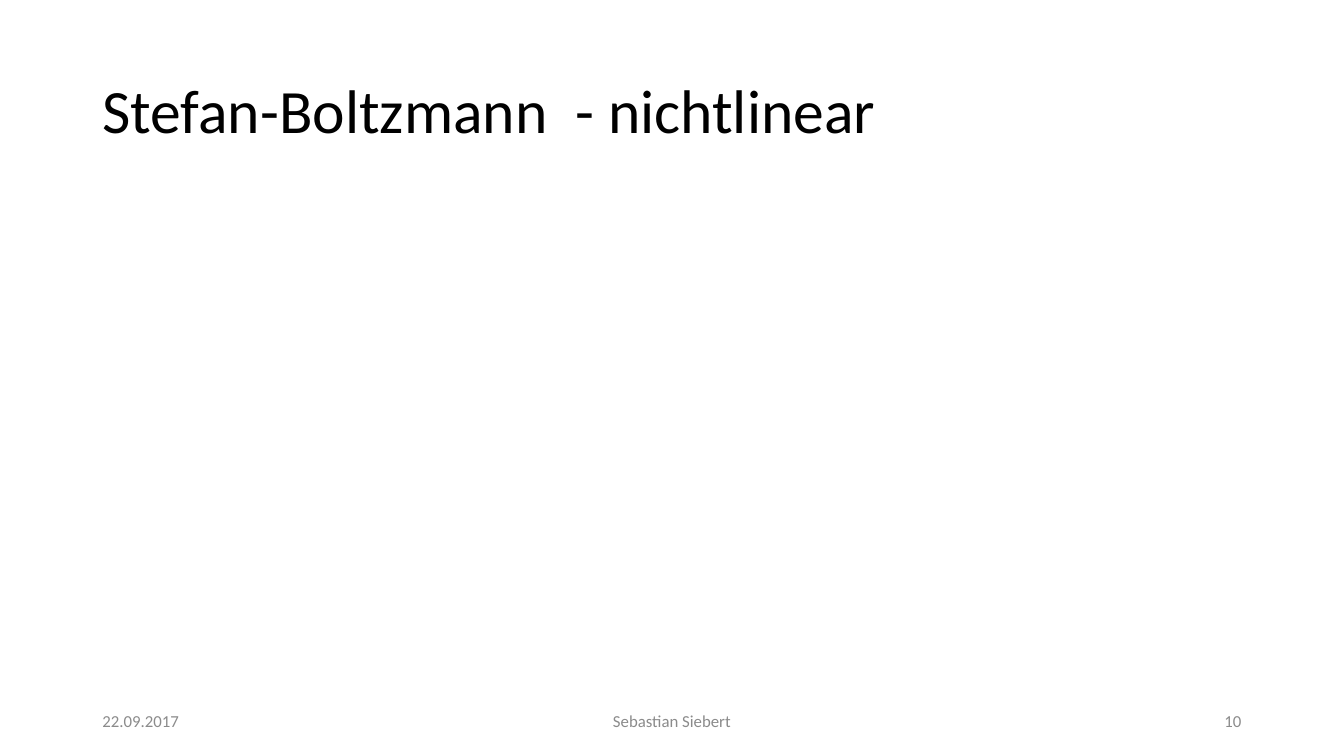
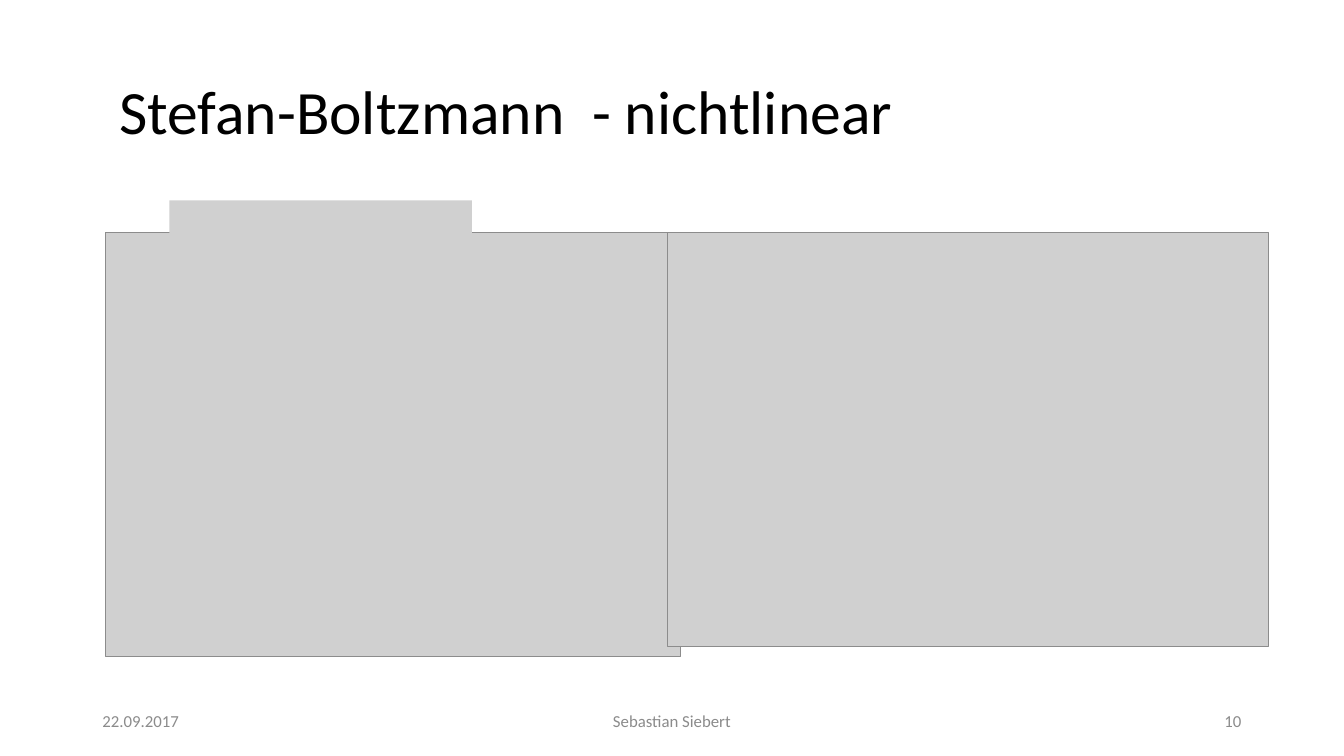
Before and after one commit to thewhitecat/grundpraktikum1, a slide deck: slide 10 of grundpraktikum2/Atomphysik/Atomphysik.pptx. Drawn at 1344x756 pixels with LibreOffice and Linux fonts; fonts in the diff are those of the drawing; grey boxes stand for pictures. Boxes give left, top, right and bottom in pixels: in the first picture for what was removed or moved away, otherwise in the second. Text is boxed around its words. In the diff, an @@ line names an element or a change of style, - is before the commit and + after.

```diff
--- a/grundpraktikum2/Atomphysik/Atomphysik.pptx
+++ b/grundpraktikum2/Atomphysik/Atomphysik.pptx
@@ title "Stefan-Boltzmann - nichtlinear": place and size @@
-title "Stefan-Boltzmann - nichtlinear" at [102,90,875,134]
+title "Stefan-Boltzmann - nichtlinear" at [119,91,892,135]
@@ picture added at [169,201,472,251] @@
@@ picture added at [106,232,682,656] @@
@@ picture added at [667,232,1268,646] @@
```
Also in this commit, not shown: 3 other slides changed.
